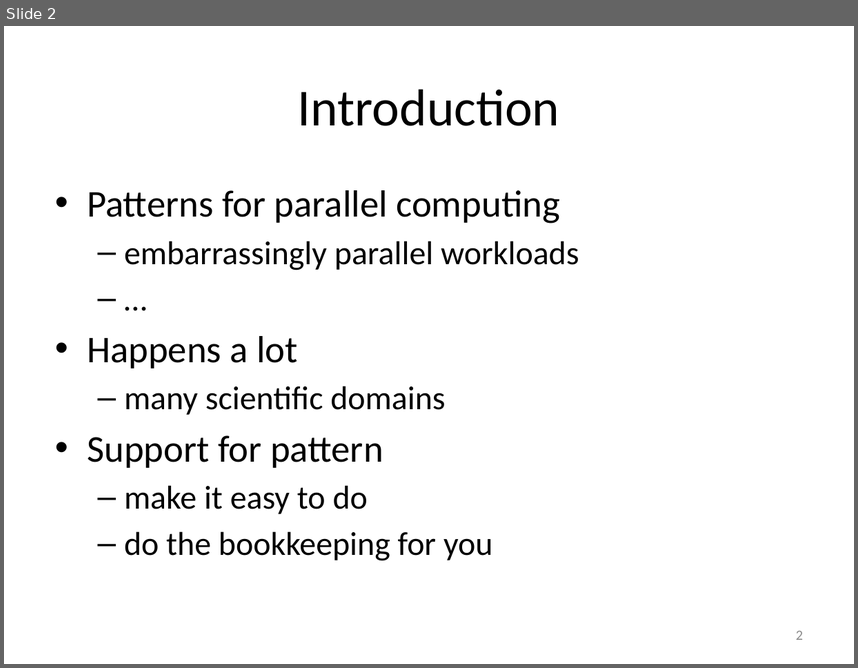
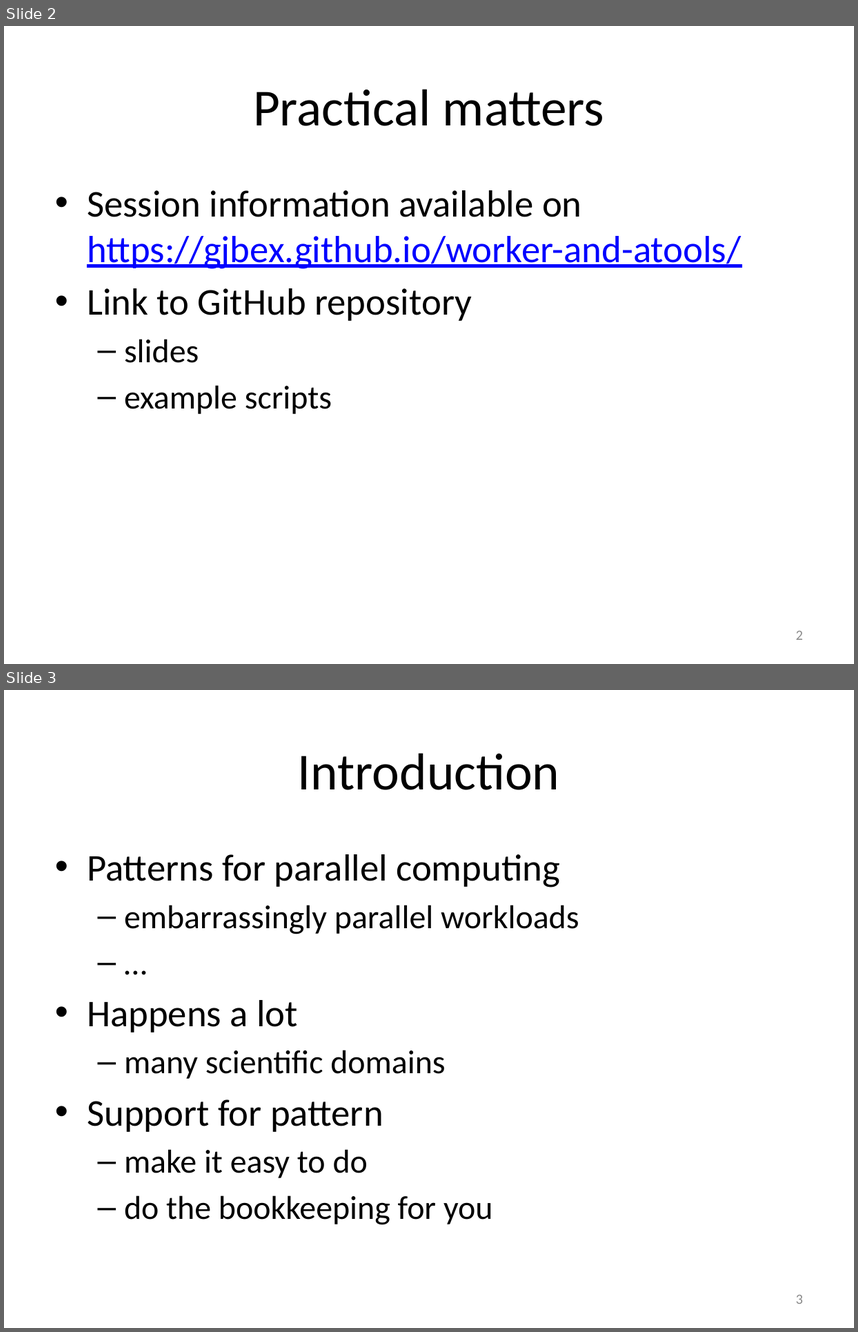
Before and after one commit to gjbex/worker-and-atools, a slide deck: worker_atools.pptx. Shown one above the other, each under a label of ours: slide 2 before the commit, slides 2 and 3 after it. The pictures are 858x668 and 858x1332 pixels, drawn with LibreOffice and Linux fonts; fonts in the diff are those of the drawing. Boxes give left, top, right and bottom in pixels: in the first picture for what was removed or moved away, otherwise in the second. Text is boxed around its words. In the diff, an @@ line names an element or a change of style, - is before the commit and + after.

Commit message:
Update copyright information, add slide on supporting material

```diff
--- a/worker_atools.pptx
+++ b/worker_atools.pptx
@@ slide 2 added at bbox=[4, 26, 854, 664], background #FFFFFF @@
@@ title added at bbox=[253, 89, 604, 126], 44 pt, text #000000 @@
+Practical matters
@@ text added at bbox=[87, 190, 741, 414], 32 pt, text #000000 @@
+• Session information available on
+  https://gjbex.github.io/worker-and-atools/
+• Link to GitHub repository
+  – slides
+  – example scripts
@@ page number added at bbox=[796, 630, 803, 639], 12 pt, text #8C8C8C @@
+2
@@ what was slide 2 is now slide 3 @@
@@ page number at bbox=[796, 1294, 803, 1303]: text changed @@
-2
+3
```
Also in this commit, not shown: 5 slides changed.
